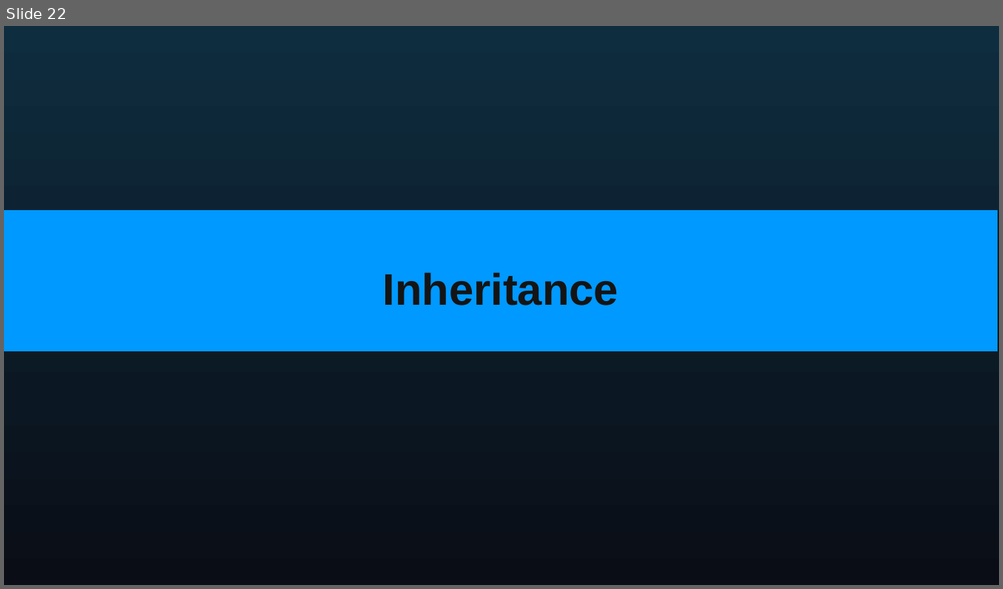
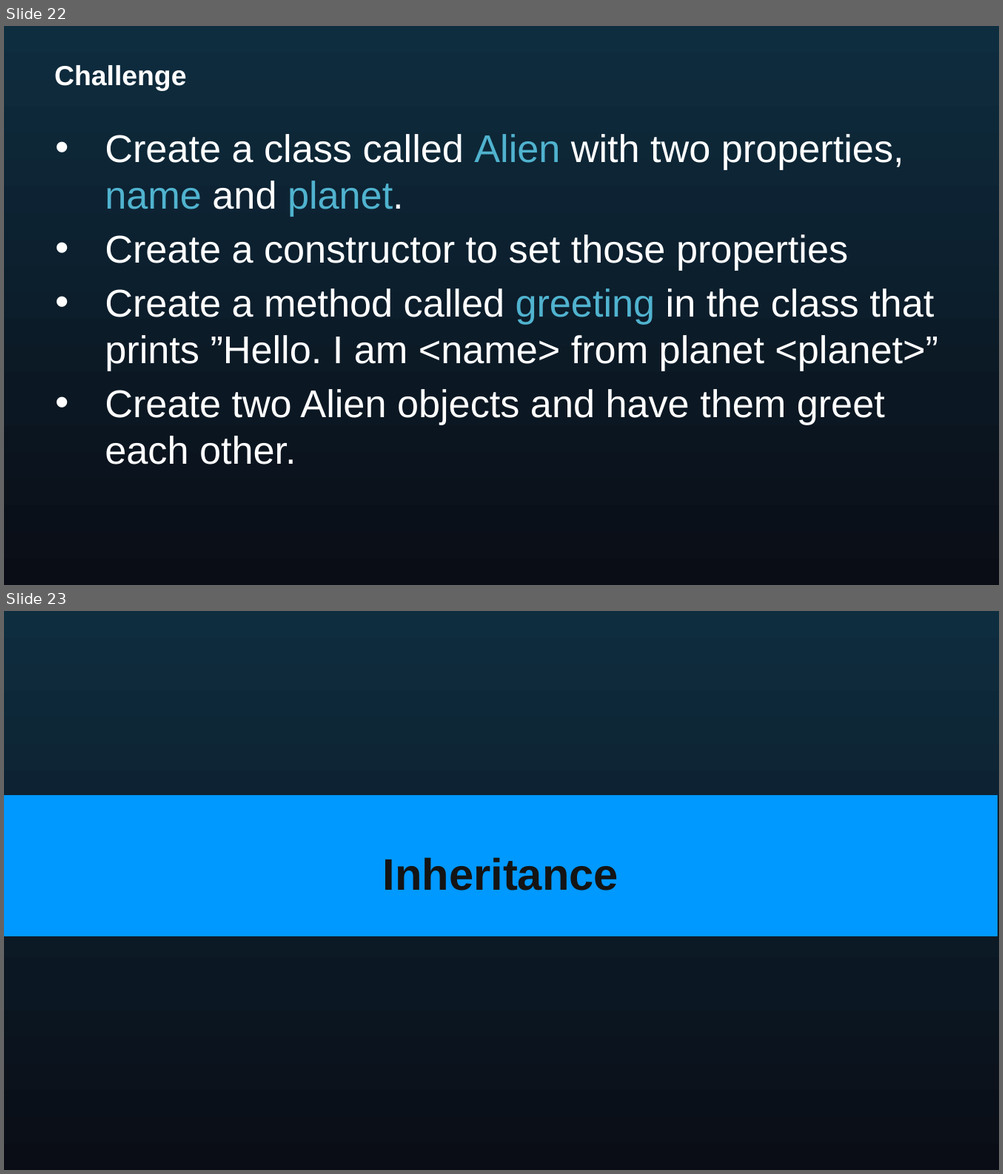
Before and after one commit to AcademyNATrainers/PythonJanuary2020, a slide deck: cts_python_practitioner_day4_v1_2019.pptx. Shown one above the other, each under a label of ours: slide 22 before the commit, slides 22 and 23 after it. The pictures are 1003x589 and 1003x1174 pixels, drawn with LibreOffice and Linux fonts; fonts in the diff are those of the drawing; background and template pictures are left out. Boxes give left, top, right and bottom in pixels: in the first picture for what was removed or moved away, otherwise in the second. Text is boxed around its words. In the diff, an @@ line names an element or a change of style, - is before the commit and + after.

```diff
--- a/cts_python_practitioner_day4_v1_2019.pptx
+++ b/cts_python_practitioner_day4_v1_2019.pptx
@@ slide 22 added at box(4, 26, 999, 585), background gradient #0E2D3F to #0A0D16 @@
@@ title added at box(54, 65, 186, 91), 20 pt, text #FFFFFF, bold @@
+Challenge
@@ text added at box(105, 134, 938, 465), 28 pt, text #FFFFFF @@
+• Create a class called Alien with two properties, name and planet.
+• Create a constructor to set those properties
+• Create a method called greeting in the class that prints ”Hello. I am <name> from planet <planet>”
+• Create two Alien objects and have them greet each other.
@@ what was slide 22 is now slide 23 @@
```
Also in this commit, not shown: 1 slide changed, 3 other files.
